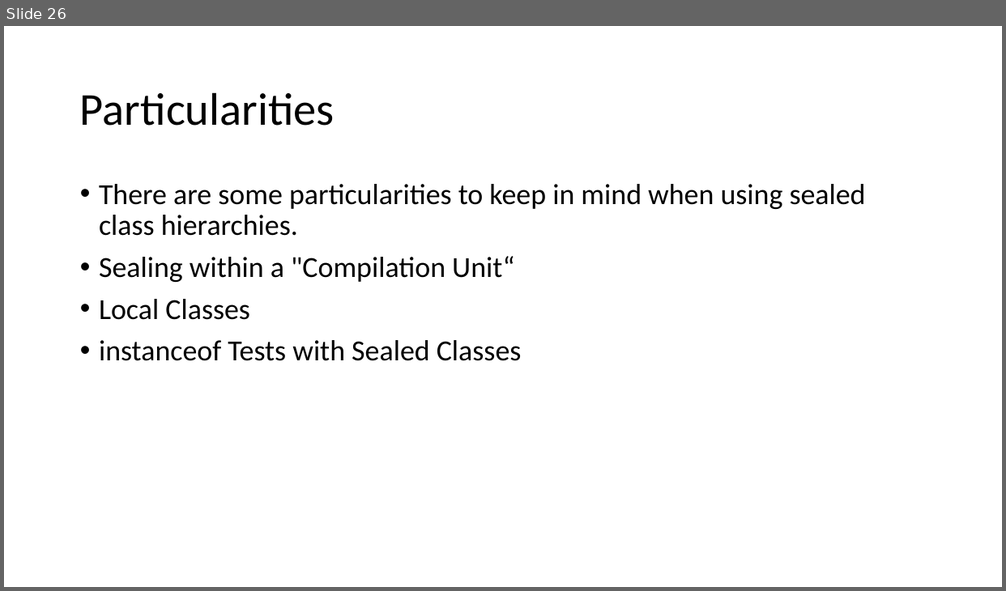
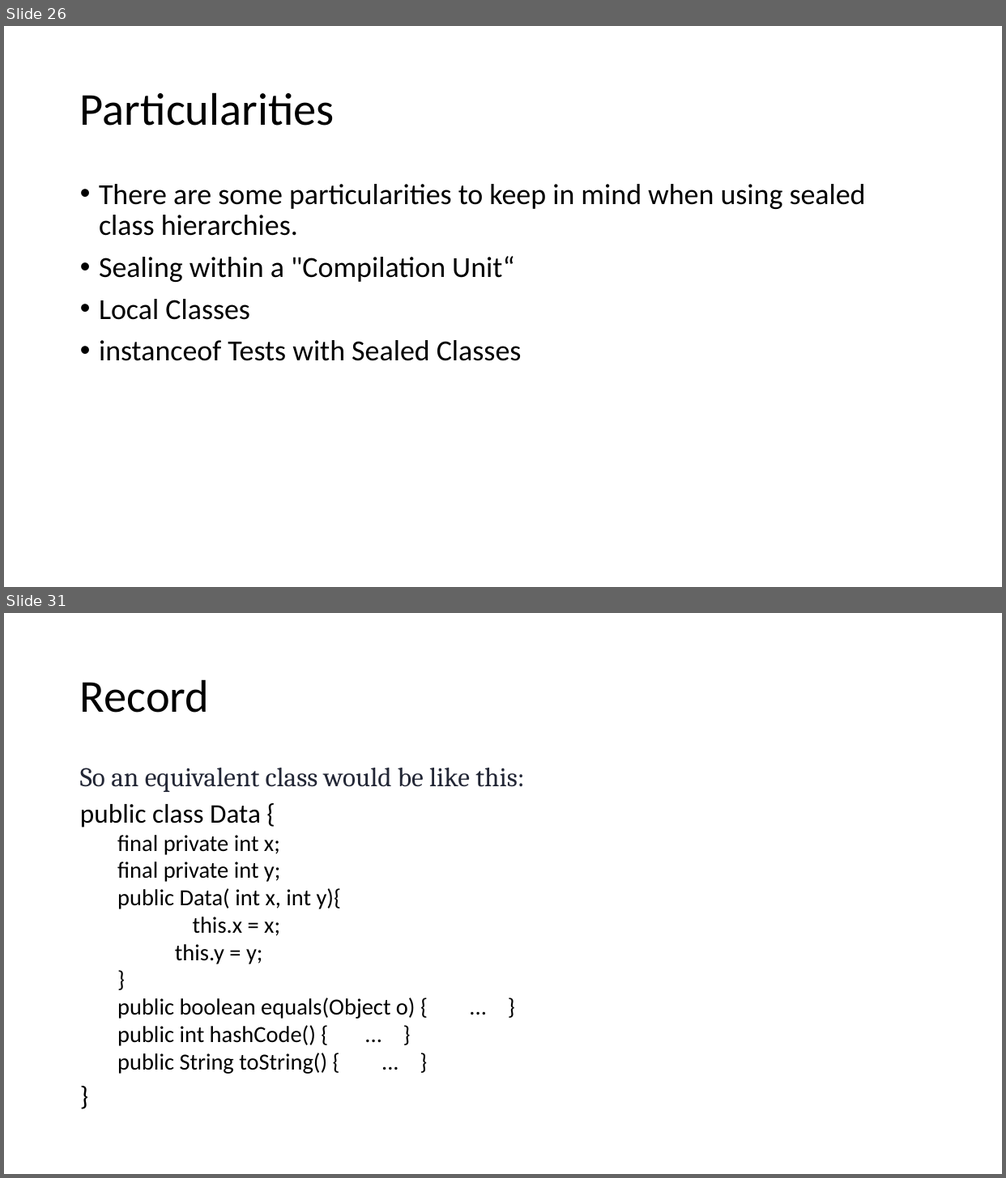
Before and after one commit to techelly/gladvancejavatraining, a slide deck: content/Java 11 and 17 Features.pptx. Shown one above the other, each under a label of ours: slide 26 before the commit, slides 26 and 31 after it; the slides between them are not shown. The pictures are 1006x591 and 1006x1178 pixels, drawn with LibreOffice and Linux fonts; fonts in the diff are those of the drawing. Boxes give left, top, right and bottom in pixels: in the first picture for what was removed or moved away, otherwise in the second. Text is boxed around its words. In the diff, an @@ line names an element or a change of style, - is before the commit and + after.

Commit message:
sealed class examples

```diff
--- a/content/Java 11 and 17 Features.pptx
+++ b/content/Java 11 and 17 Features.pptx
@@ slide 31 added at [4,613,1002,1174], background #FFFFFF @@
@@ title added at [80,679,210,713], 44 pt, text #000000 @@
+Record
@@ text added at [80,768,524,1074], 22.2 pt, text #000000 @@
+So an equivalent class would be like this:
+public class Data {
+  final private int x;
+  final private int y;
+  public Data( int x, int y){
+  this.x = x;
+  this.y = y;
+  }
+  public boolean equals(Object o) { ... }
+  public int hashCode() { ... }
+  public String toString() { ... }
+}
```
Also in this commit, not shown: 2 slides changed, 16 other slides added, 42 other files.
